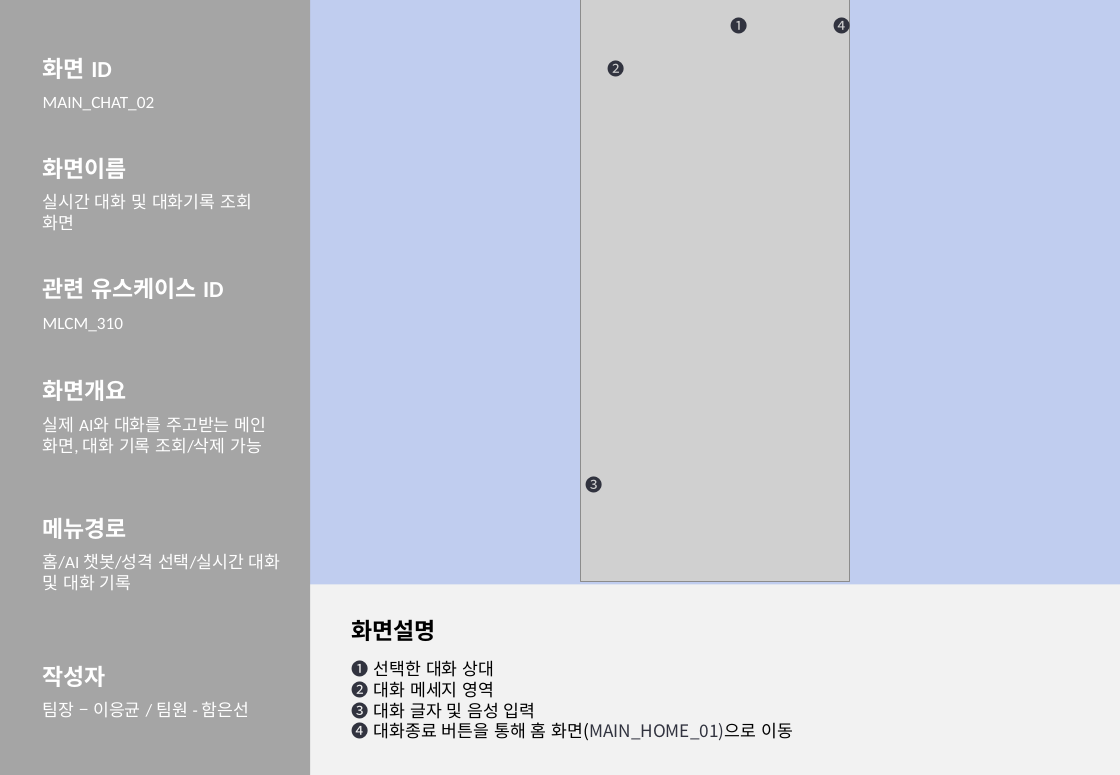
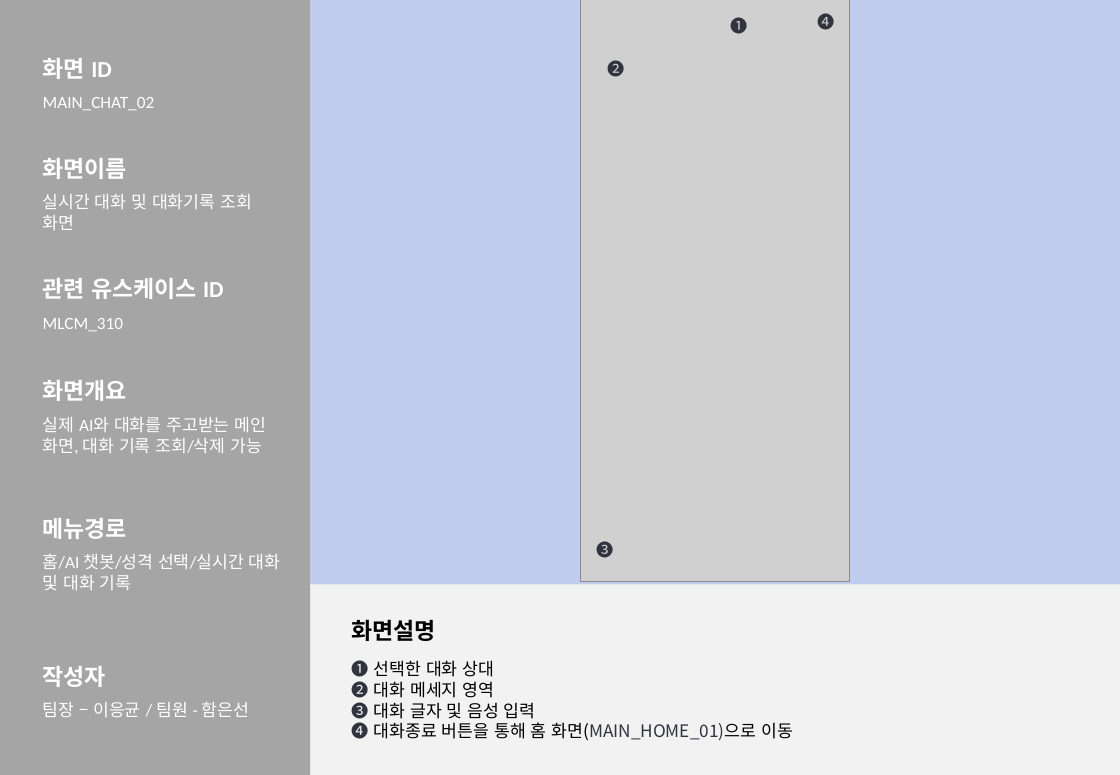
Before and after one commit to 2026-SMHRD-KDT-HealthCare-5/lisn, a slide deck: slide 13 of Documents/화면설계서_귀기울임.pptx. Drawn at 1120x775 pixels with LibreOffice and Linux fonts; fonts in the diff are those of the drawing; grey boxes stand for pictures. Boxes give left, top, right and bottom in pixels: in the first picture for what was removed or moved away, otherwise in the second. Text is boxed around its words. In the diff, an @@ line names an element or a change of style, - is before the commit and + after.

```diff
--- a/Documents/화면설계서_귀기울임.pptx
+++ b/Documents/화면설계서_귀기울임.pptx
@@ text "❹": place and size @@
-text "❹" at (834,15,851,38)
+text "❹" at (817,11,834,34)
@@ text "❸": place and size @@
-text "❸" at (586,474,603,497)
+text "❸" at (596,538,613,561)
```
Also in this commit, not shown: 1 other slide changed, 2 other files.
